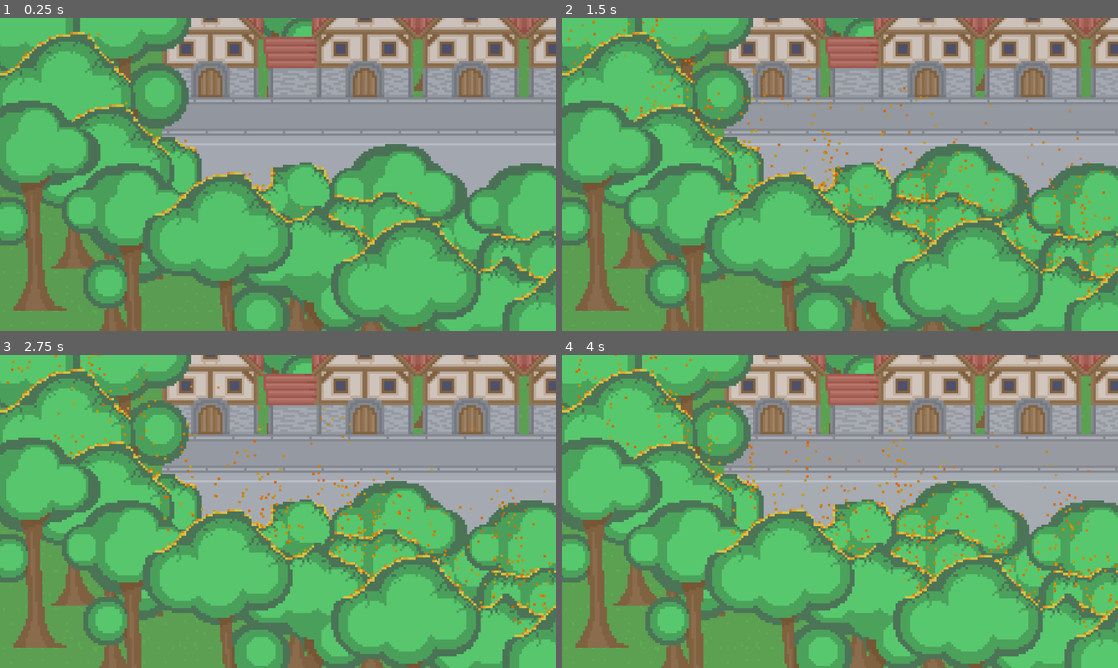
Above: before the commit, frames 1-4 (two rows, left to right).
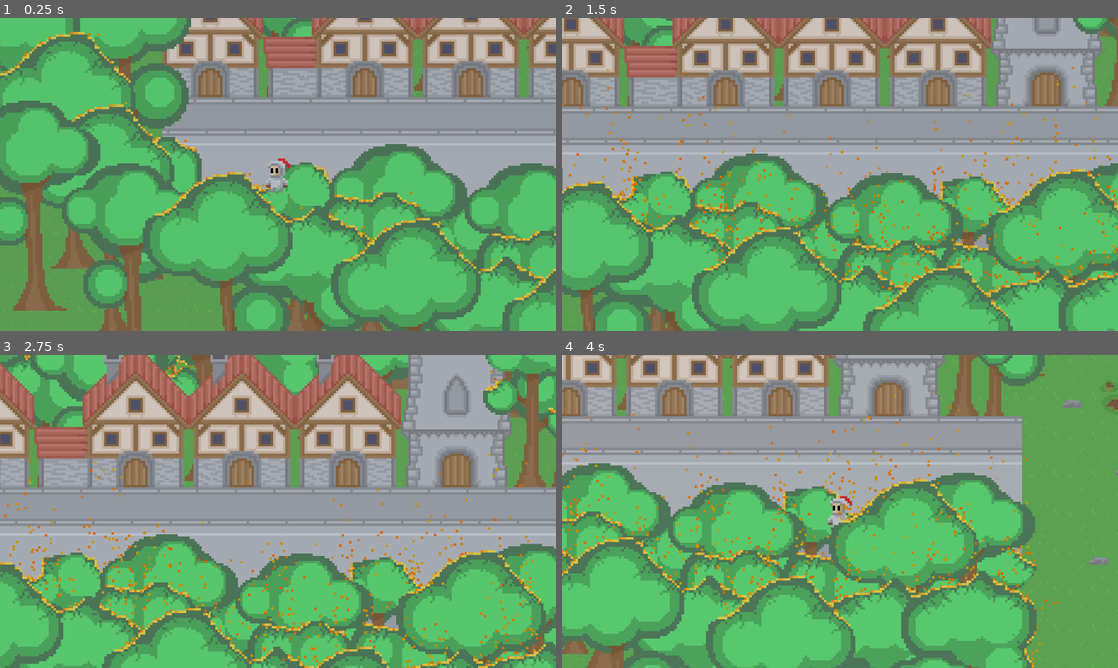
Above: after the commit, the same moments.

Repository: Senjia12/Game-dj-Ames
Game: Godot game, scene res://Level/game.tscn
The game is run twice, just before and just after one commit, with the same random seed, the same clock (stepped at 60 frames per second) and the same inputs.
Inputs (mouse positions are in pixels of both pictures, inside the frame that each line leads up to):
- Up to frame 1 (0.25 s): no input
- Up to frame 2 (1.5 s): move the mouse to (962, 158) at 0.52 s; hold D (right, bound only after the commit) 0.53-1.28 s; hold S (bottom, bound only after the commit) 0.53-1.28 s; tap W (top, bound only after the commit) at 0.8, 1.35 s; move the mouse to (728, 190) at 1.27 s; hold A (left, bound only after the commit) from 1.28 s (still down)
- Up to frame 3 (2.75 s): tap S (bottom, bound only after the commit) at 1.55 s; move the mouse to (333, 442) at 2.02 s; release A (left, bound only after the commit) at 2.03 s; hold D (right, bound only after the commit) from 2.03 s (still down); hold W (top, bound only after the commit) from 2.03 s (still down); tap E (interact) at 2.1 s
- Up to frame 4 (4 s): move the mouse to (812, 574) at 2.77 s; release W (top, bound only after the commit) at 2.78 s; right-click (812, 574) at 2.85 s; tap S (bottom, bound only after the commit) at 3.05 s; move the mouse to (1006, 558) at 3.52 s; release D (right, bound only after the commit) at 3.53 s; hold A (left, bound only after the commit) from 3.53 s (still down); hold S (bottom, bound only after the commit) from 3.53 s (still down); tap W (top, bound only after the commit) at 3.8 s

The runs differ from the first frame. In frame 1, 0.3% of the frame differs, in the area x 47-53%, y 44-56%; in frame 2, 70%; in frame 3, 80%, in the area x 0-100%, y 0-100%; in frame 4, 72%.

Commit message:
player mvts de base zqsd

Diff:
--- a/bla/Level/game.tscn
+++ b/bla/Level/game.tscn
@@ -1906,6 +1906,26 @@
 
 [node name="Player" parent="." instance=ExtResource("12_l25pa")]
 
+[node name="AnimatedSprite2D2" type="AnimatedSprite2D" parent="Player"]
+
+[node name="AnimatedSprite2D3" type="AnimatedSprite2D" parent="Player"]
+
+[node name="AnimatedSprite2D4" type="AnimatedSprite2D" parent="Player"]
+
+[node name="AnimatedSprite2D5" type="AnimatedSprite2D" parent="Player"]
+
+[node name="AnimatedSprite2D6" type="AnimatedSprite2D" parent="Player"]
+
+[node name="AnimatedSprite2D7" type="AnimatedSprite2D" parent="Player"]
+
+[node name="AnimatedSprite2D8" type="AnimatedSprite2D" parent="Player"]
+
+[node name="AnimatedSprite2D9" type="AnimatedSprite2D" parent="Player"]
+
+[node name="AnimatedSprite2D10" type="AnimatedSprite2D" parent="Player"]
+
+[node name="AnimatedSprite2D11" type="AnimatedSprite2D" parent="Player"]
+
 [node name="soul detector" parent="." instance=ExtResource("22_chmqr")]
 
 [node name="day night" type="AnimationPlayer" parent="."]
@@ -1915,5 +1935,7 @@
 speed_scale = 0.1
 script = ExtResource("23_4xs1l")
 
-[node name="CanvasModulate" type="CanvasModulate" parent="day night"]
+[node name="CanvasModulate" type="CanvasModulate" parent="day night" groups=["player"]]
 position = Vector2(2, 0)
+
+[node name="AnimatedSprite2D" type="AnimatedSprite2D" parent="day night/CanvasModulate"]
--- a/bla/Unit/Joueur/player.gd
+++ b/bla/Unit/Joueur/player.gd
@@ -3,3 +3,12 @@
 
 func _ready() -> void:
 	Globals.player = self
+
+func _physics_process(delta):
+
+	velocity.x = Input.get_action_strength("right") - Input.get_action_strength("left")
+
+	velocity.y = Input.get_action_strength("bottom") - Input.get_action_strength("top")
+	velocity *= 150
+
+	move_and_slide()
--- a/bla/Unit/Joueur/player.tscn
+++ b/bla/Unit/Joueur/player.tscn
@@ -1,10 +1,33 @@
-[gd_scene load_steps=3 format=3 uid="uid://cwswub0u8qanb"]
+[gd_scene load_steps=7 format=3 uid="uid://cwswub0u8qanb"]
 
 [ext_resource type="Script" path="res://Unit/Joueur/player.gd" id="1_1bhd3"]
+[ext_resource type="Texture2D" uid="uid://wmypuowe8xvb" path="res://Unit/Joueur/joueur idle.png" id="2_6qa3j"]
 
 [sub_resource type="RectangleShape2D" id="RectangleShape2D_0hqjl"]
 
-[node name="Player" type="CharacterBody2D" groups=["player"]]
+[sub_resource type="AtlasTexture" id="AtlasTexture_mn75f"]
+atlas = ExtResource("2_6qa3j")
+region = Rect2(0, 0, 10, 15)
+
+[sub_resource type="AtlasTexture" id="AtlasTexture_1uv58"]
+atlas = ExtResource("2_6qa3j")
+region = Rect2(10, 0, 10, 15)
+
+[sub_resource type="SpriteFrames" id="SpriteFrames_8c61l"]
+animations = [{
+"frames": [{
+"duration": 1.0,
+"texture": SubResource("AtlasTexture_mn75f")
+}, {
+"duration": 1.0,
+"texture": SubResource("AtlasTexture_1uv58")
+}],
+"loop": true,
+"name": &"default",
+"speed": 5.0
+}]
+
+[node name="Player" type="CharacterBody2D"]
 script = ExtResource("1_1bhd3")
 
 [node name="Camera2D" type="Camera2D" parent="."]
@@ -12,3 +35,8 @@
 
 [node name="CollisionShape2D" type="CollisionShape2D" parent="."]
 shape = SubResource("RectangleShape2D_0hqjl")
+
+[node name="AnimatedSprite2D" type="AnimatedSprite2D" parent="CollisionShape2D"]
+
+[node name="AnimatedSprite2D" type="AnimatedSprite2D" parent="."]
+sprite_frames = SubResource("SpriteFrames_8c61l")
--- a/bla/project.godot
+++ b/bla/project.godot
@@ -30,12 +30,32 @@
 "deadzone": 0.5,
 "events": [Object(InputEventKey,"resource_local_to_scene":false,"resource_name":"","device":-1,"window_id":0,"alt_press …(192 unchanged characters)…
 , Object(InputEventJoypadButton,"resource_local_to_scene":false,"resource_name":"","device":-1,"button_index":2,"pressure":0.0,"pressed":false,"script":null)
-]
+, null, null]
 }
 scan={
 "deadzone": 0.5,
 "events": [Object(InputEventMouseButton,"resource_local_to_scene":false,"resource_name":"","device":-1,"window_id":0,"a …(253 unchanged characters)…
 , Object(InputEventJoypadButton,"resource_local_to_scene":false,"resource_name":"","device":-1,"button_index":1,"pressure":0.0,"pressed":false,"script":null)
+]
+}
+top={
+"deadzone": 0.5,
+"events": [null, Object(InputEventKey,"resource_local_to_scene":false,"resource_name":"","device":-1,"window_id":0,"alt_pressed":false,"shift_pressed":false,"ctrl_pressed":false,"meta_pressed":false,"pressed":false,"keycode":0,"physical_keycode":87,"key_label":0,"unicode":122,"location":0,"echo":false,"script":null)
+]
+}
+bottom={
+"deadzone": 0.5,
+"events": [Object(InputEventKey,"resource_local_to_scene":false,"resource_name":"","device":-1,"window_id":0,"alt_pressed":false,"shift_pressed":false,"ctrl_pressed":false,"meta_pressed":false,"pressed":false,"keycode":0,"physical_keycode":83,"key_label":0,"unicode":115,"location":0,"echo":false,"script":null)
+]
+}
+left={
+"deadzone": 0.5,
+"events": [Object(InputEventKey,"resource_local_to_scene":false,"resource_name":"","device":-1,"window_id":0,"alt_pressed":false,"shift_pressed":false,"ctrl_pressed":false,"meta_pressed":false,"pressed":false,"keycode":0,"physical_keycode":65,"key_label":0,"unicode":113,"location":0,"echo":false,"script":null)
+]
+}
+right={
+"deadzone": 0.5,
+"events": [Object(InputEventKey,"resource_local_to_scene":false,"resource_name":"","device":-1,"window_id":0,"alt_pressed":false,"shift_pressed":false,"ctrl_pressed":false,"meta_pressed":false,"pressed":false,"keycode":0,"physical_keycode":68,"key_label":0,"unicode":100,"location":0,"echo":false,"script":null)
 ]
 }
 
